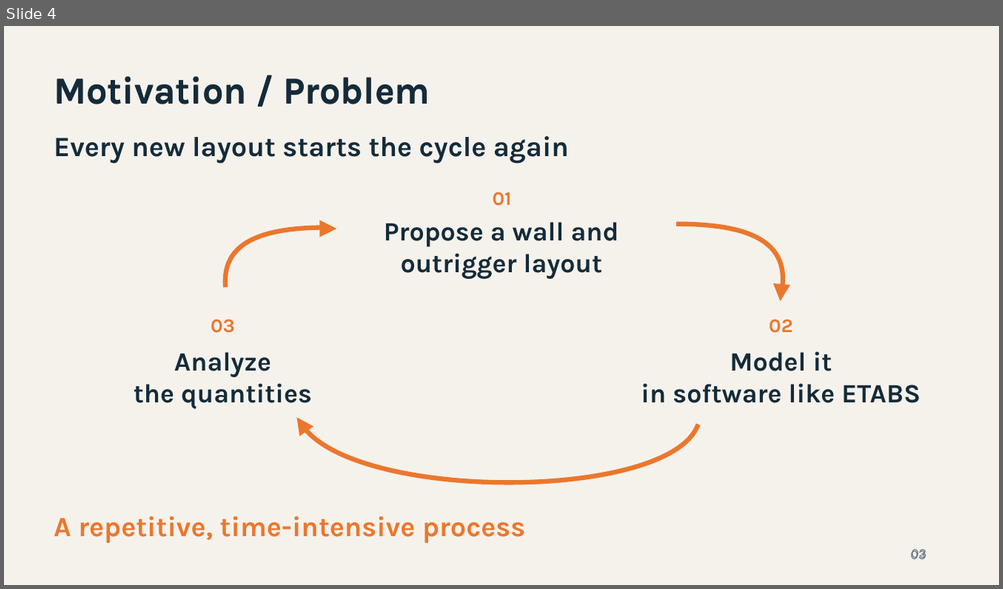
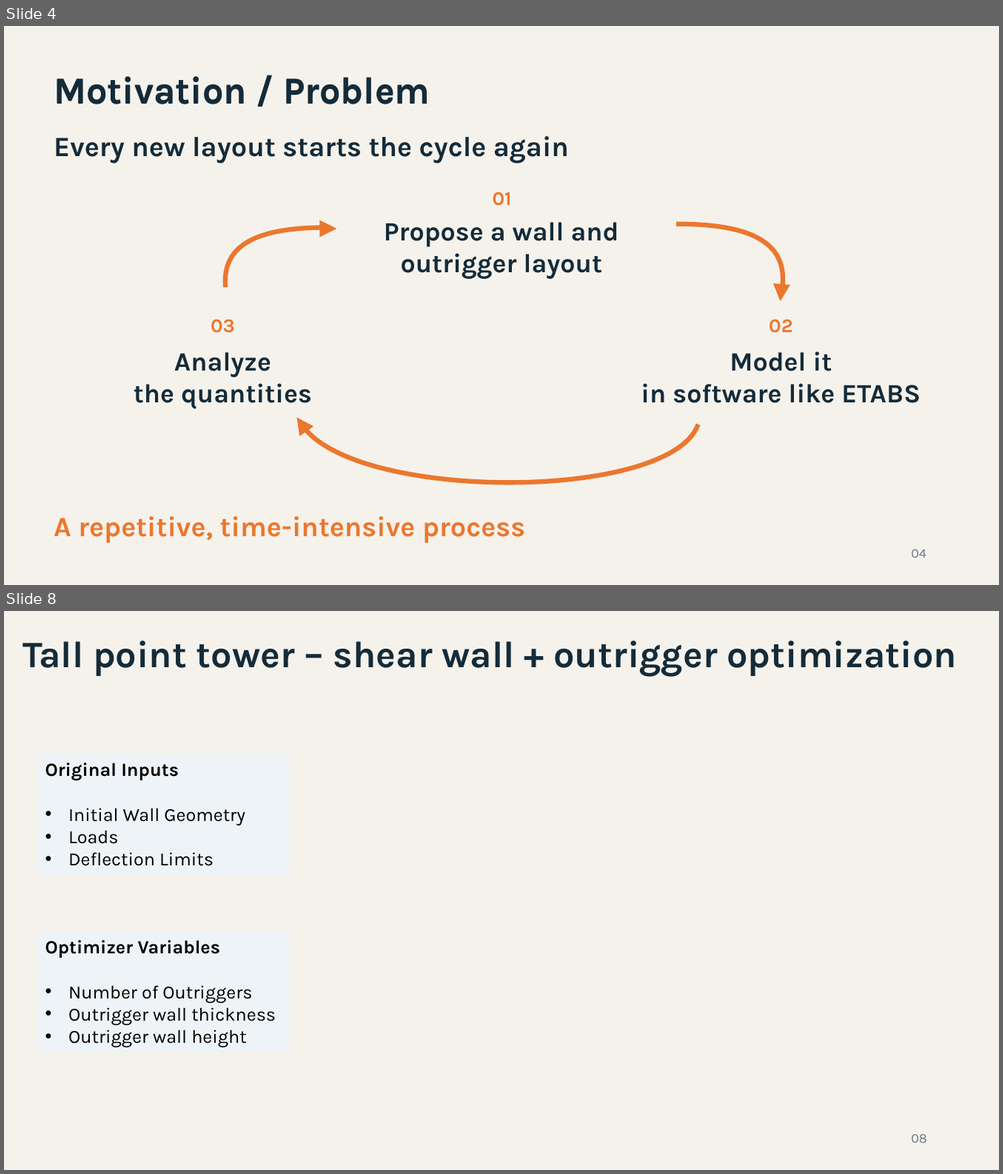
Before and after one commit to shearload/se-hackathon-point-tower, a slide deck: powerpoint/SWOOP_Presentation_Template.pptx. Shown one above the other, each under a label of ours: slide 4 before the commit, slides 4 and 8 after it; the slides between them are not shown. The pictures are 1003x589 and 1003x1174 pixels, drawn with LibreOffice and Linux fonts; fonts in the diff are those of the drawing; background and template pictures are left out. Boxes give left, top, right and bottom in pixels: in the first picture for what was removed or moved away, otherwise in the second. Text is boxed around its words. In the diff, an @@ line names an element or a change of style, - is before the commit and + after.

```diff
--- a/powerpoint/SWOOP_Presentation_Template.pptx
+++ b/powerpoint/SWOOP_Presentation_Template.pptx
@@ slide 8 added at (4,611,999,1170), background picture (left out) @@
@@ text added at (22,641,957,677), 36 pt, text #142B39, bold @@
+Tall point tower – shear wall + outrigger optimization
@@ rectangle added at (37,755,290,875), fill #EEF3F7, outline #EEF3F7 0.75 pt, 18 pt, text #000000 @@
+Original Inputs
+• Initial Wall Geometry
+• Loads
+• Deflection Limits
@@ rectangle added at (37,932,290,1053), fill #EEF3F7, outline #EEF3F7 0.75 pt, 18 pt, text #000000 @@
+Optimizer Variables
+• Number of Outriggers
+• Outrigger wall thickness
+• Outrigger wall height
@@ text added at (910,1134,927,1143), 12.8 pt, text #687782 @@
+08
@@ slide 4 changed as well @@
@@ text at (910,549,926,558): text changed @@
-03
+04
@@ text removed at (910,547,949,566) @@
-03
```
Also in this commit, not shown: 3 other slides changed, 6 other slides added, 8 slides removed.
